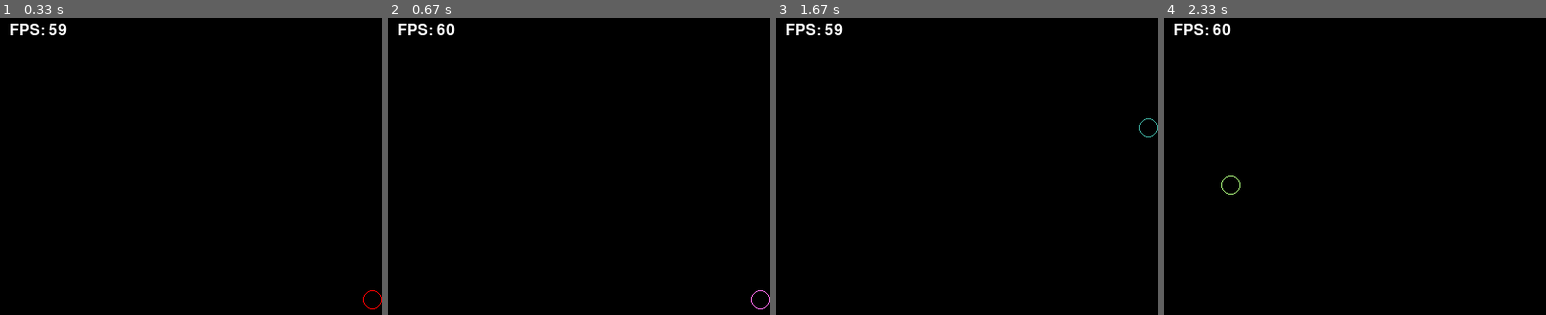
Above: before the commit, frames 1-4 (left to right).
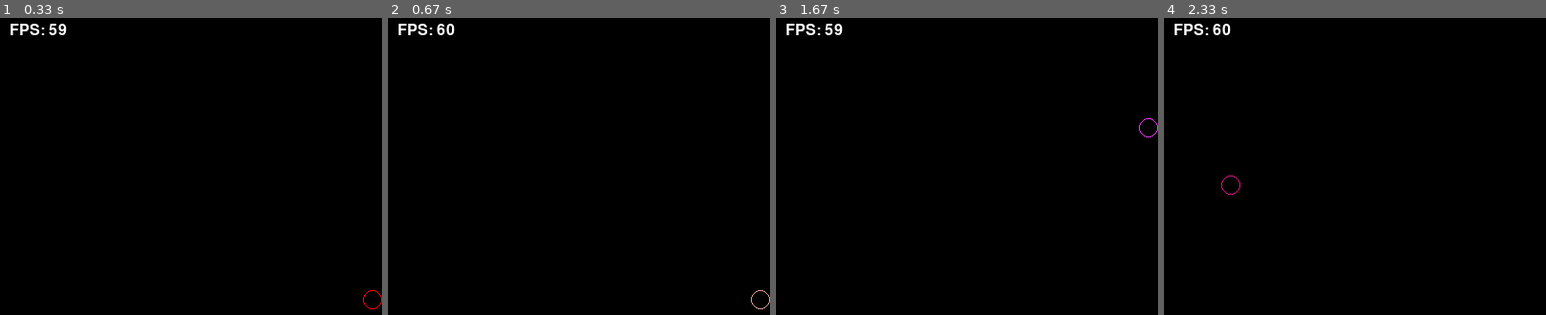
Above: after the commit, the same moments.

Repository: 20260200-htw/my-first-game
Game: pygame game, started from hello_pygame.py
Two runs of this game, one before a commit and one after it. Both use one fixed random seed, a clock stepped at 60 frames per second and the inputs below.
Inputs:
- Up to frame 1 (0.33 s): no input
- Up to frame 2 (0.67 s): hold Right from 0.33 s (still down)
- Up to frame 3 (1.67 s): release Right at 0.8 s; hold Up 0.83-1.13 s; hold Right 1.17-1.63 s
- Up to frame 4 (2.33 s): hold Left 1.67-2.2 s; hold Down from 2.23 s (still down)

Frame 1 is identical in both runs. In frame 2, less than 0.1% of the frame differs, in the area x 95-100%, y 91-99%; in frame 3, less than 0.1%; in frame 4, less than 0.1%.

Commit message:
8th commit - color change 2

Diff:
--- a/hello_pygame.py
+++ b/hello_pygame.py
@@ -1,6 +1,6 @@
 import pygame
 import sys
-import random # AI로 작성된 주석입니다. 랜덤 색상 생성을 위한 모듈 추가
+import random
 pygame.init()
 screen = pygame.display.set_mode((400, 400))
 pygame.display.set_caption("My First Pygame")
@@ -11,33 +11,29 @@
 RADIUS = 10
 circle_x = 400
 circle_y = 300
-# AI로 작성된 주석입니다. 원의 초기 색상을 BLUE로 설정
 circle_color = BLUE
 running = True
 while running:
     for event in pygame.event.get():
         if event.type == pygame.QUIT:
             running = False
+
+        # AI로 작성된 주석입니다. 키를 누른 순간 1회만 감지하는 KEYDOWN 이벤트
+        if event.type == pygame.KEYDOWN:
+            if event.key in (pygame.K_LEFT, pygame.K_RIGHT, pygame.K_UP, pygame.K_DOWN):
+                # AI로 작성된 주석입니다. 방향키 입력 시 색상을 랜덤으로 1회 변경
+                circle_color = (random.randint(0, 255), random.randint(0, 255), random.randint(0, 255))
+
+    # 이동은 기존 get_pressed() 방식 유지 (누르는 동안 계속 이동)
     keys = pygame.key.get_pressed()
-
-    # AI로 작성된 주석입니다. 방향키 입력 감지 후 이동 + 색상 변경
-    key_pressed = False
     if keys[pygame.K_LEFT]:
         circle_x -= 10
-        key_pressed = True
     if keys[pygame.K_RIGHT]:
         circle_x += 10
-        key_pressed = True
     if keys[pygame.K_UP]:
         circle_y -= 10
-        key_pressed = True
     if keys[pygame.K_DOWN]:
         circle_y += 10
-        key_pressed = True
-
-    # AI로 작성된 주석입니다. 방향키가 눌렸을 때 RGB 각각 0~255 랜덤 색상 적용
-    if key_pressed:
-        circle_color = (random.randint(0, 255), random.randint(0, 255), random.randint(0, 255))
 
     circle_x = max(RADIUS, min(circle_x, 400 - RADIUS))
     circle_y = max(RADIUS, min(circle_y, 400 - RADIUS))
